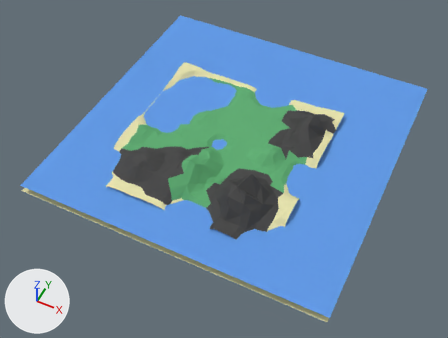
A saved change to the Blender file Assets/terrain.blend.
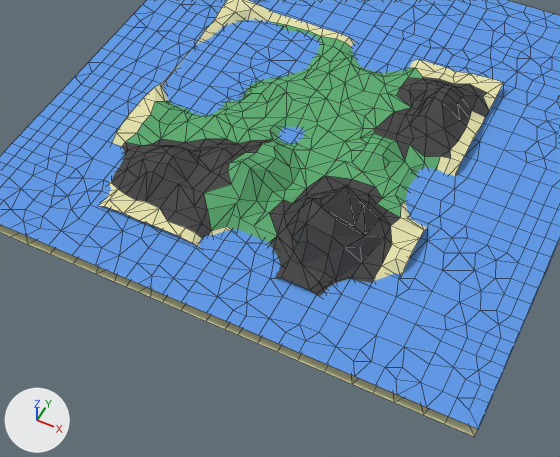
Each version is shown whole from a 50 mm camera at (20.5, -40.4, 46.9) aimed at (0.9, -1.3, -2.0), then close up on the part from 11% to 84% of the width and 19% to 99% of the height. Arrows for +X, +Y and +Z are at lower left; the lights stay in place. The close-ups show mesh edges as thin lines.

The first close-up shows 'Island', 'Sea Botton', 'Water'.
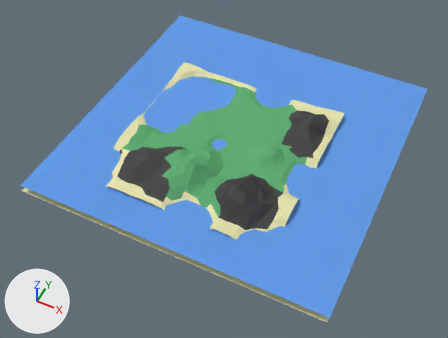
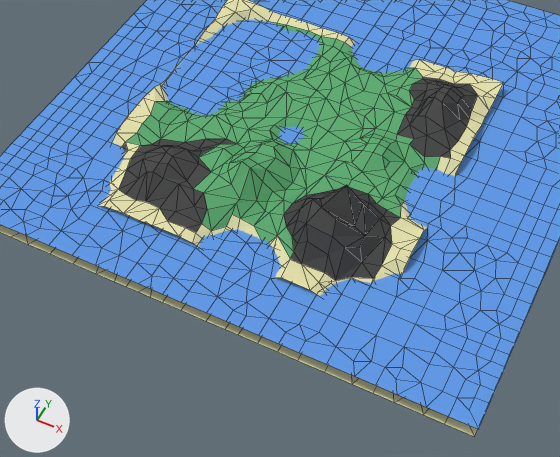
What changed in the scene script:
```text
Change me_plane:
    where me_plane.from_pydata(...)  # 518 vertices, 723 faces; spans x -10.0..10.0, y -10.0..10.0, z -0.8..3.5
    used by ob_island; location = (0.0, 0.0, 0.0)
    me_plane part 1: all 2 faces centred in x 0.0..0.9, y -7.8..-7.7, z -0.2..0.0 switch from mat_grass (green #63af76) to mat_sand (beige #e7e4b0)
    me_plane part 2: 21 of the faces centred in x -3.5..-1.2, y -8.5..-1.1, z 0.1..1.3 switch from mat_mountain (dark grey #4e4e4e) to mat_grass (green #63af76)
    me_plane part 3: 14 of the faces centred in x 1.8..6.5, y -8.2..-1.9, z 0.0..0.2 switch from mat_mountain (dark grey #4e4e4e) to mat_grass (green #63af76)
    me_plane part 4: 11 of the faces centred in x 4.6..6.4, y 1.8..7.5, z 0.0..0.2 switch from mat_mountain (dark grey #4e4e4e) to mat_grass (green #63af76)
    me_plane part 5: 15 of the faces centred in x 2.3..8.3, y -9.8..-7.9, z -0.5..0.1 switch from mat_mountain (dark grey #4e4e4e) to mat_sand (beige #e7e4b0)
    me_plane part 6: 6 of the faces centred in x -8.7..-7.8, y -7.9..-5.1, z -0.3..0.0 switch from mat_mountain (dark grey #4e4e4e) to mat_sand (beige #e7e4b0)
    me_plane part 7: 3 of the faces centred in x 8.9..9.5, y 7.2..8.4, z 0.3..0.4 switch from mat_mountain (dark grey #4e4e4e) to mat_sand (beige #e7e4b0)
    me_plane part 8: 1 of the faces centred in x -1.3, y -9.0, z -0.1 switch from mat_mountain (dark grey #4e4e4e) to mat_sand (beige #e7e4b0)
```

Where the change shows, as pixel boxes (x1, y1, x2, y2) in the close-ups (560 x 457 px):
part 1 of me_plane, recoloured (green to beige): (227, 215, 260, 239) in both
part 2 of me_plane, recoloured (grey to green): (193, 139, 273, 230) in both
part 3 of me_plane, recoloured (grey to green): (269, 175, 382, 259) in both
part 4 of me_plane, recoloured (grey to green): (374, 77, 421, 161) in both
part 5 of me_plane, recoloured (grey to beige): (269, 236, 373, 296) in both
part 6 of me_plane, recoloured (grey to beige): (111, 142, 141, 189) in both
part 7 of me_plane, recoloured (grey to beige): (470, 84, 489, 117) in both
part 8 of me_plane, recoloured: (196, 224, 211, 238) in both
